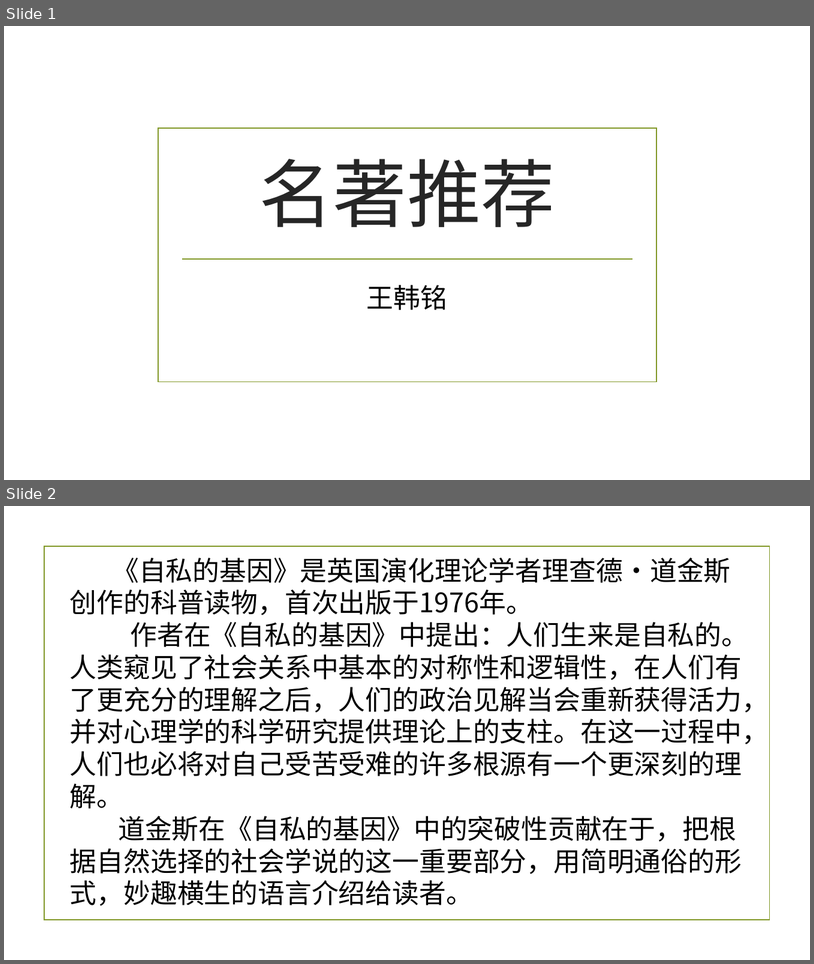
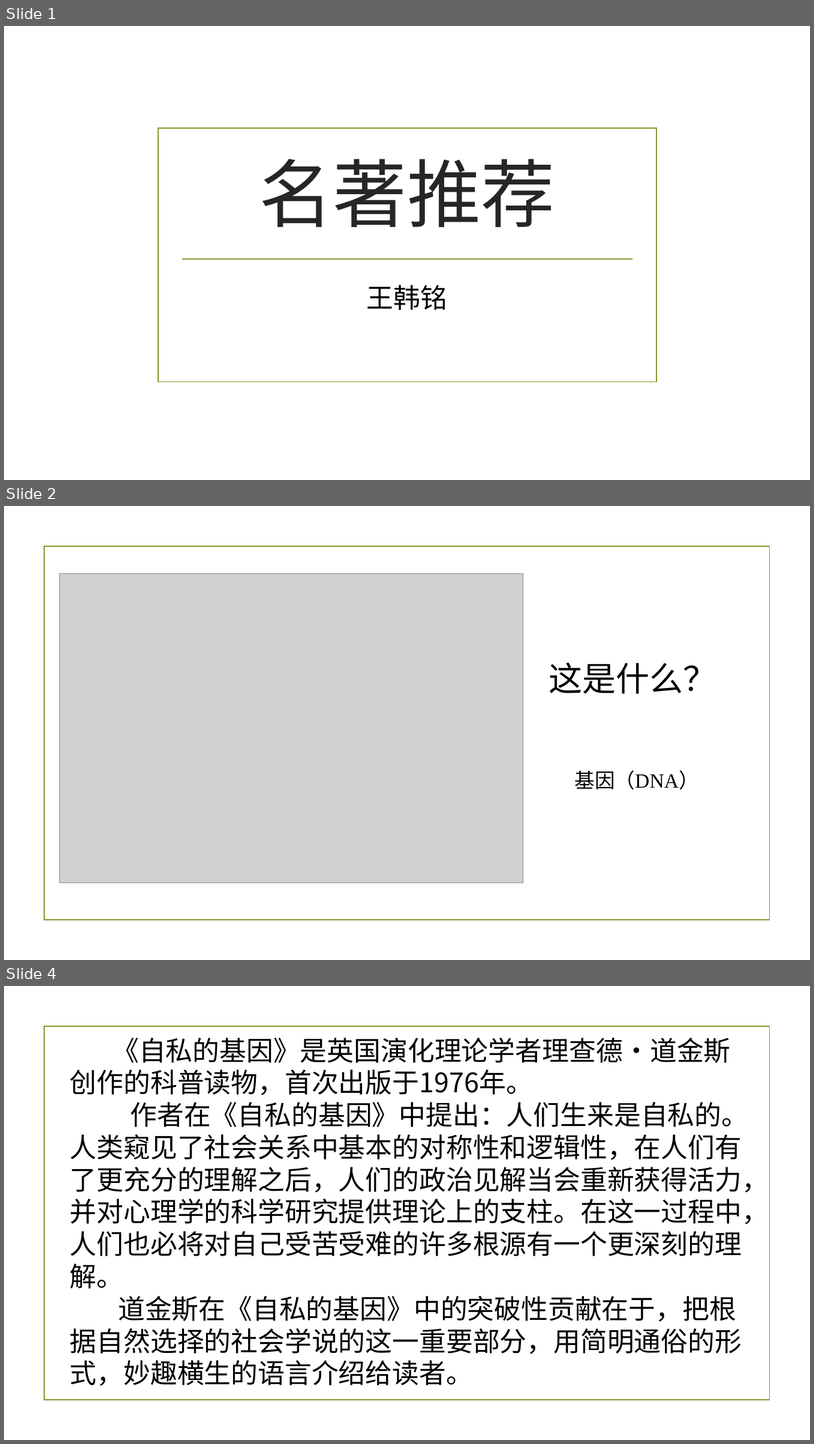
Before and after one commit to wangjiangzhongzheng/wangjiangzhongzheng.github.io, a slide deck: a.pptx. Shown one above the other, each under a label of ours: slides 1 and 2 before the commit, slides 1, 2 and 4 after it; the slides between them are not shown. The pictures are 814x964 and 814x1444 pixels, drawn with LibreOffice and Linux fonts; fonts in the diff are those of the drawing; grey boxes stand for pictures; background and template pictures are left out. Boxes give left, top, right and bottom in pixels: in the first picture for what was removed or moved away, otherwise in the second. Text is boxed around its words. In the diff, an @@ line names an element or a change of style, - is before the commit and + after.

```diff
--- a/a.pptx
+++ b/a.pptx
@@ slide 2 added at (4,506,810,960), background picture (left out); not listed: 1 template element that a slide beside it also shows @@
@@ picture added at (59,573,523,882) @@
@@ text added at (549,663,717,694), 40 pt, text #000000 @@
+这是什么？
@@ text added at (575,770,699,789), 24 pt, text #000000 @@
+基因（DNA）
@@ what was slide 2 is now slide 4 @@
```
Also in this commit, not shown: 1 slide changed, 2 other slides added.
